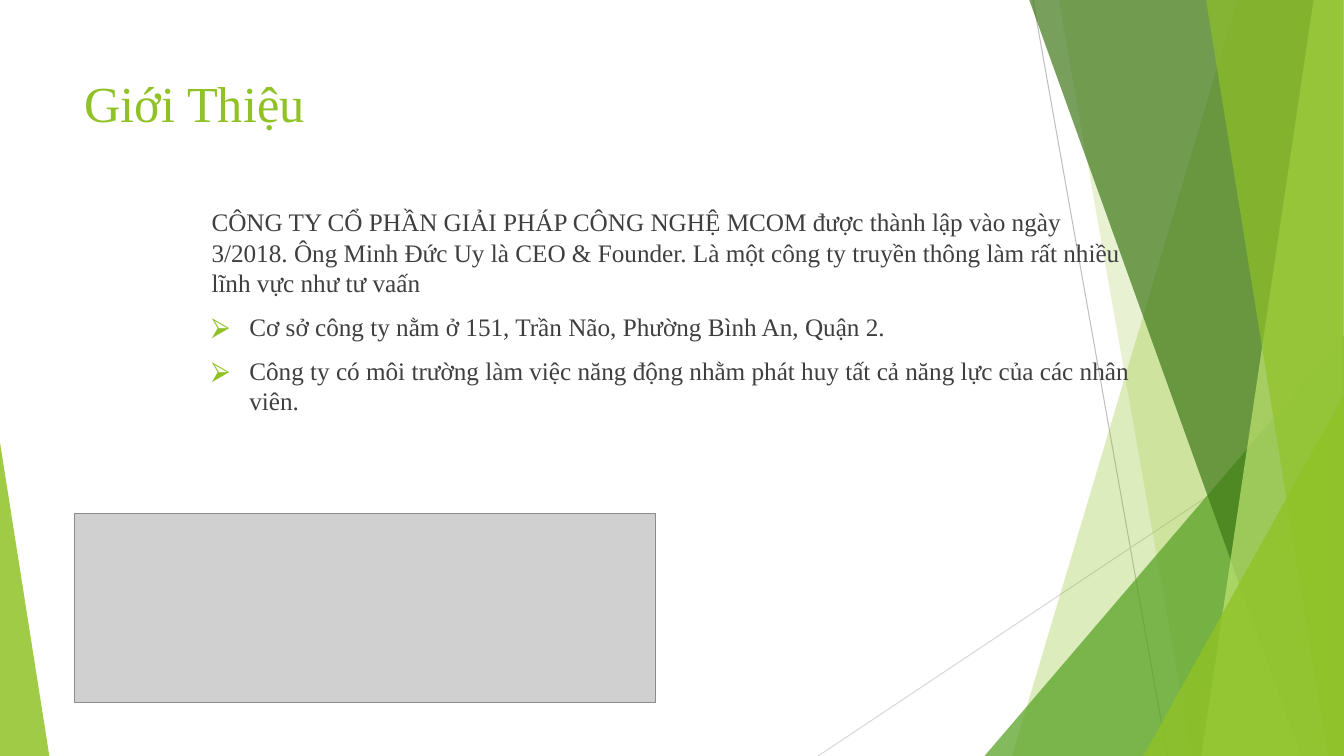
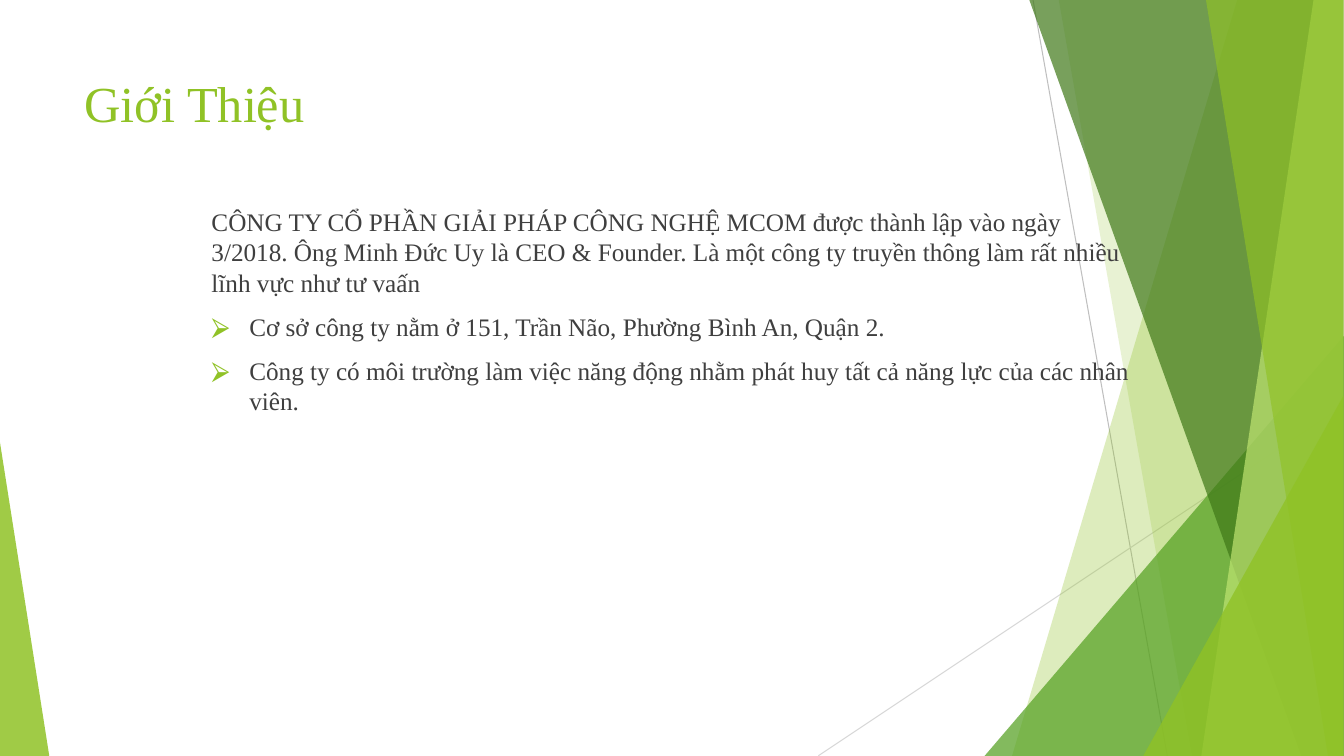
Before and after one commit to duc2k1/thuc-tap-tot-nghiep, a slide deck: slide 2 of ThuyetTrinhTTTNPhanDuc.pptx. Drawn at 1344x756 pixels with LibreOffice and Linux fonts; fonts in the diff are those of the drawing; grey boxes stand for pictures. Boxes give left, top, right and bottom in pixels: in the first picture for what was removed or moved away, otherwise in the second. Text is boxed around its words. In the diff, an @@ line names an element or a change of style, - is before the commit and + after.

```diff
--- a/ThuyetTrinhTTTNPhanDuc.pptx
+++ b/ThuyetTrinhTTTNPhanDuc.pptx
@@ freeform shape at (x1=1033, y1=0, x2=1168, y2=756): outline #BFBFBF 0.75 pt to #BFBFBF 0.74 pt @@
@@ freeform shape at (x1=1206, y1=0, x2=1344, y2=756): outline redrawn @@
@@ text at (x1=249, y1=317, x2=1129, y2=411): indent changed @@
@@ picture removed at (x1=75, y1=514, x2=656, y2=703) @@
```
Also in this commit, not shown: 6 other slides changed, 1 other file.
